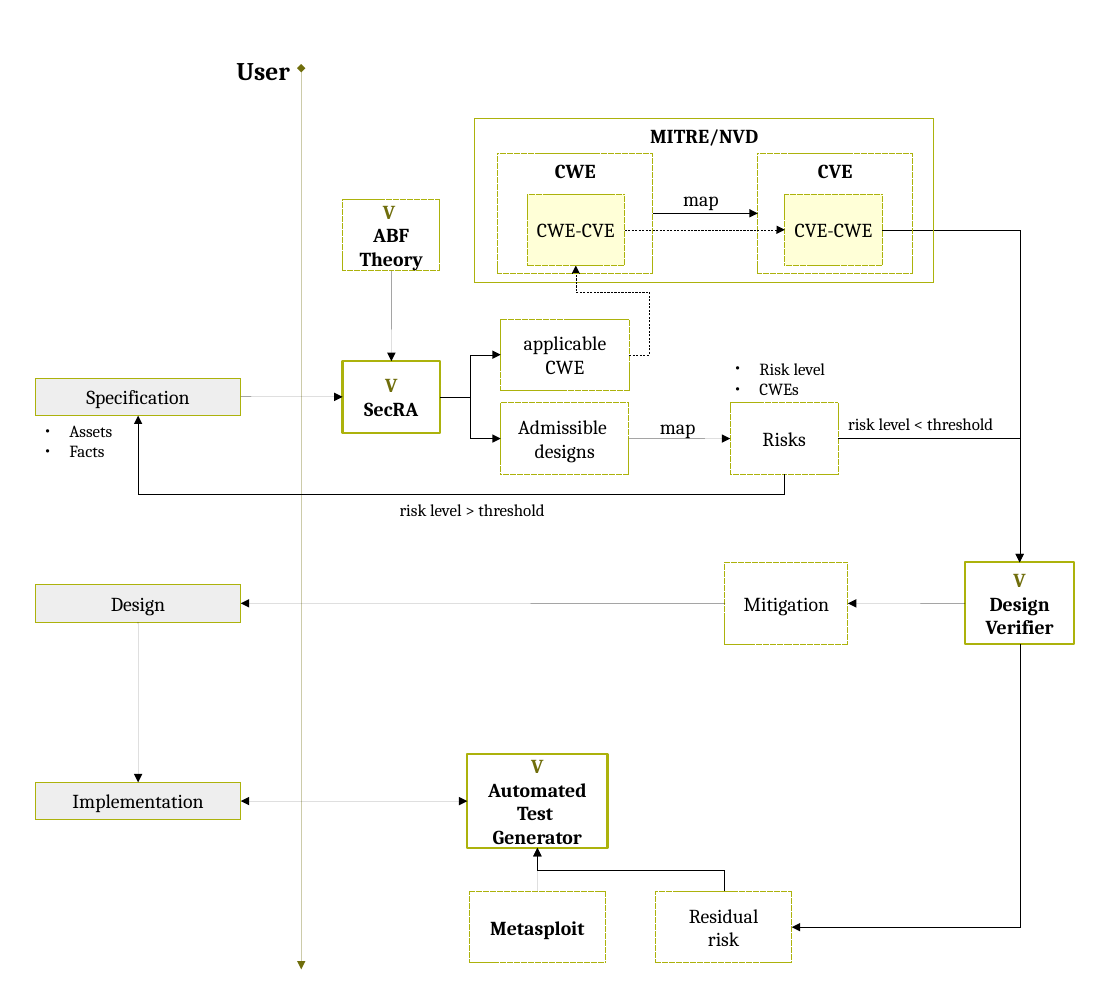
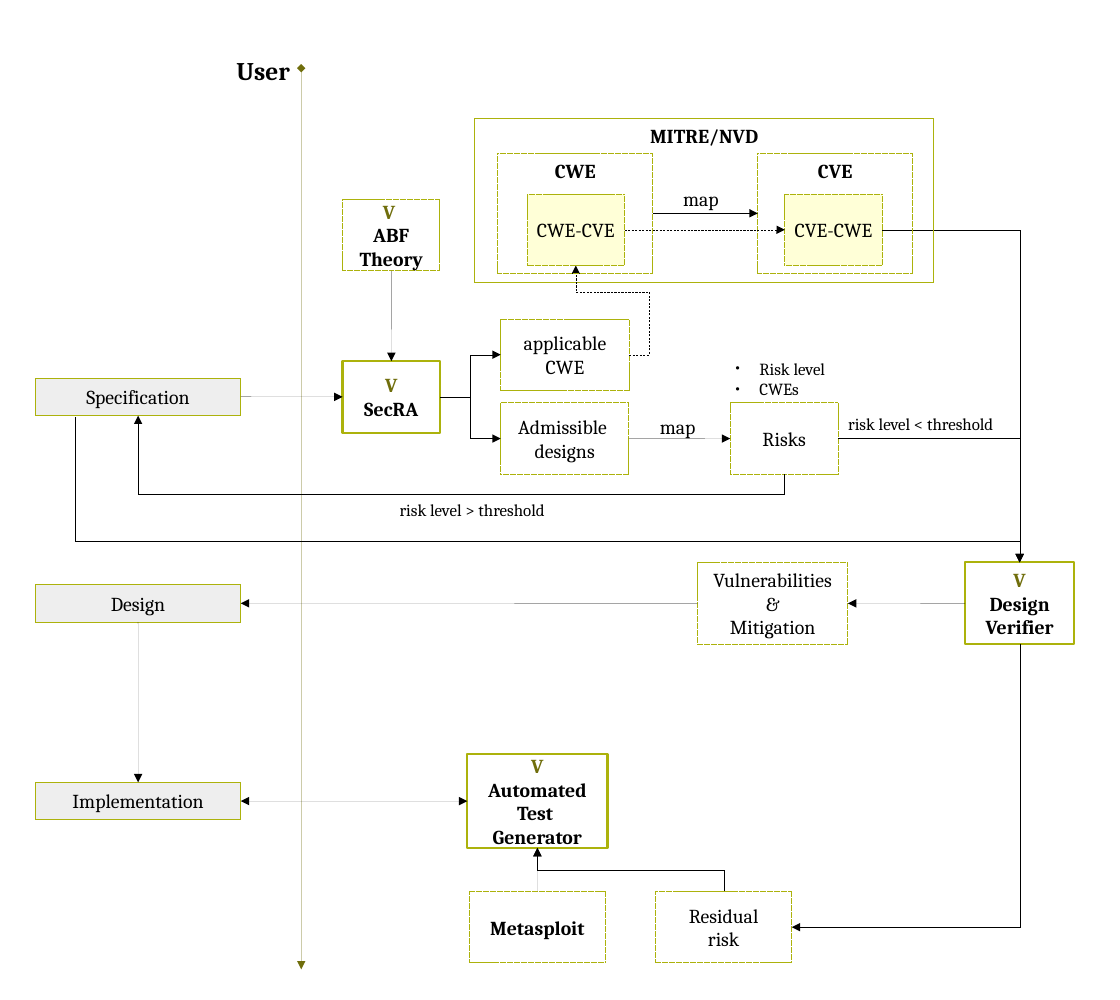
Before and after one commit to v-research/cybersecurity, a slide deck: slide 23 of images/v-research_images_v1.0.odp. Drawn at 1120x1000 pixels with LibreOffice and Linux fonts; fonts in the diff are those of the drawing. Boxes give left, top, right and bottom in pixels: in the first picture for what was removed or moved away, otherwise in the second. Text is boxed around its words. In the diff, an @@ line names an element or a change of style, - is before the commit and + after.

```diff
--- a/images/v-research_images_v1.0.odp
+++ b/images/v-research_images_v1.0.odp
@@ elbow arrow added from (75, 417) to (1020, 562), #000000 0 pt @@
@@ text removed at (69,425,112,457) @@
-● Assets
-● Facts
@@ rectangle "Vulnerabilities": place and size @@
-rectangle "Vulnerabilities" at (726,562,849,644)
+rectangle "Vulnerabilities" at (697,562,848,644)
@@ text in rectangle at (713,573,831,588): paragraphs added @@
+Vulnerabilities
+&
@@ arrow moved from (726, 604) - (241, 604) to (697, 604) - (241, 604) @@
```
Also in this commit, not shown: 9 other files.
